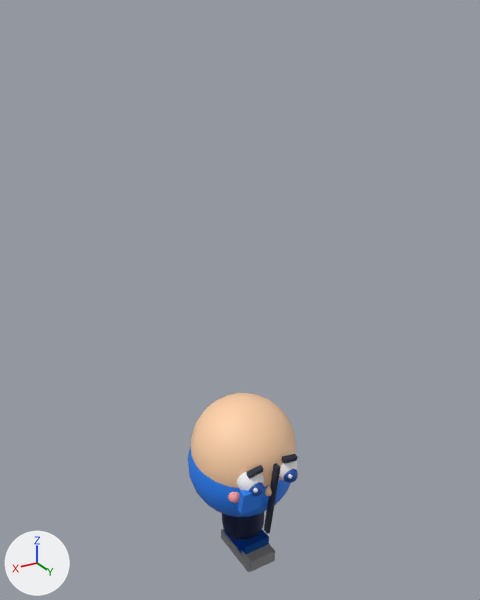
An edit to the glTF model assets/models/characters/hero_base.glb, drawn before and after from the same camera.
Rendered twice from a camera (50 mm lens) standing at (1.42, 2.34, 1.96) and looking at (0.0, -0.03, 0.77). Every picture has the same lights, and +X, +Y and +Z are marked at lower left. The first picture is the older version. Where no turn or scale is listed for an object, it has been applied to the vertices.

In view in the first picture: 'Mesh_Brow_L', 'Mesh_Brow_R', 'Mesh_Catchlight_R', 'Mesh_Cheek_R', 'Mesh_Head_Skin', 'Mesh_Iris_L', 'Mesh_Iris_R', 'Mesh_Nose_Skin', 'Mesh_Pocket_Clothing', 'Mesh_Sclera_L', 'Mesh_Sclera_R', 'Mesh_Sneaker_Sole_R_Shoes', 'Mesh_Sneaker_Toe_R_Shoes', 'Mesh_Sneaker_Upper_L_Shoes', 'Mesh_Torso_Clothing', 'Mesh_UpperLeg_R_Pants', 'Mesh_Zipper_Hardware'.
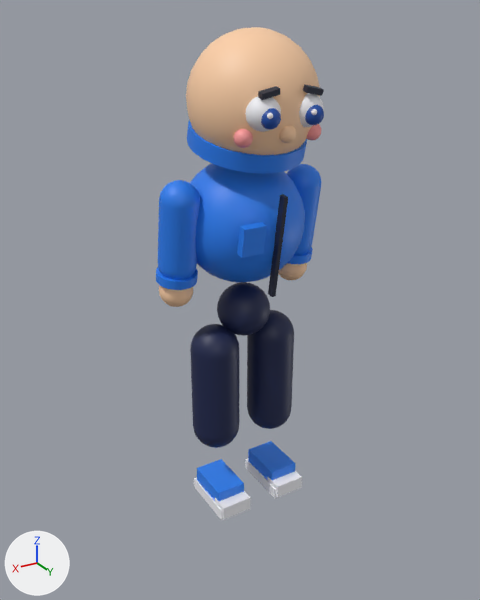
Where the change shows, as pixel boxes (x1, y1, x2, y2) in the pictures (480 x 600 px):
'Mesh_Head_Skin', moved
    before: (191, 393, 296, 488)
    after: (186, 27, 320, 155)
'Mesh_Torso_Clothing', moved
    before: (188, 445, 291, 517)
    after: (190, 163, 305, 282)
'Mesh_UpperLeg_R_Pants', moved
    before: (222, 512, 264, 540)
    after: (190, 324, 239, 448)
'Mesh_UpperLeg_L_Pants', moved (not visible before)
    after: (247, 310, 294, 429)
'Mesh_UpperArm_R_Clothing', moved (not visible before)
    after: (158, 180, 200, 279)
'Mesh_Cowl_Collar_Clothing', moved (not visible before)
    after: (187, 120, 307, 174)
'Mesh_Hips_Pants', moved (not visible before)
    after: (217, 282, 270, 336)
'Mesh_Sneaker_Upper_L_Shoes', moved
    before: (224, 530, 269, 555)
    after: (248, 441, 296, 480)
'Mesh_UpperArm_L_Clothing', moved (not visible before)
    after: (287, 164, 321, 255)
'Mesh_Zipper_Hardware', moved
    before: (264, 463, 280, 534)
    after: (268, 194, 288, 297)
'Mesh_Pocket_Clothing', moved
    before: (238, 490, 262, 515)
    after: (237, 222, 267, 258)
'Mesh_Sneaker_Toe_R_Shoes', moved
    before: (242, 544, 275, 571)
    after: (215, 491, 251, 519)
'Mesh_Sclera_R', moved
    before: (237, 472, 264, 491)
    after: (245, 96, 281, 132)
'Mesh_Sneaker_Sole_R_Shoes', moved
    before: (221, 529, 250, 572)
    after: (194, 477, 224, 520)
'Mesh_Sclera_L', moved
    before: (279, 461, 298, 481)
    after: (299, 93, 323, 127)
'Mesh_Sneaker_Toe_L_Shoes', moved (not visible before)
    after: (267, 471, 302, 498)
'Mesh_Hand_R_Skin', moved (not visible before)
    after: (159, 285, 193, 307)
'Mesh_Cuff_R_Clothing', moved (not visible before)
    after: (156, 267, 198, 290)
'Mesh_Iris_R', moved
    before: (249, 482, 264, 496)
    after: (261, 108, 281, 130)
'Mesh_Iris_L', moved
    before: (283, 469, 298, 483)
    after: (305, 105, 324, 125)
'Mesh_Cheek_R', moved
    before: (228, 492, 239, 503)
    after: (234, 129, 253, 148)
'Mesh_Hand_L_Skin', moved (not visible before)
    after: (278, 263, 307, 280)
'Mesh_Brow_R', moved
    before: (246, 465, 263, 479)
    after: (258, 86, 280, 100)
'Mesh_Nose_Skin', moved
    before: (265, 485, 272, 496)
    after: (279, 125, 296, 143)
'Mesh_Brow_L', moved
    before: (281, 454, 298, 463)
    after: (303, 84, 324, 96)
'Mesh_Cuff_L_Clothing', moved (not visible before)
    after: (288, 247, 313, 264)
'Mesh_Cheek_L', moved (not visible before)
    after: (307, 124, 321, 140)
'Mesh_Catchlight_R', moved
    before: (253, 488, 258, 493)
    after: (267, 113, 273, 119)
'Mesh_Sneaker_Upper_R_Shoes', unchanged, uncovered by the edit
    after: (197, 459, 244, 501)

The edits, one by one:
Object 'Mesh_Head_Skin' (ob_mesh_head_skin) moves from (0.0, 0.0, 0.0) to (0.0, 0.067, 1.655).
Object 'Mesh_Cowl_Collar_Clothing' (ob_mesh_cowl_collar_clothing) moves from (0.0, -0.043, -0.154) to (0.0, 0.024, 1.5).
Object 'Mesh_Nose_Skin' (ob_mesh_nose_skin) moves from (0.0, 0.237, -0.098) to (0.0, 0.304, 1.557).
Object 'Mesh_Brow_L' (ob_mesh_brow_l) moves from (-0.095, 0.259, 0.052) to (-0.095, 0.325, 1.707).
Object 'Mesh_Sclera_L' (ob_mesh_sclera_l) moves from (-0.095, 0.218, -0.019) to (-0.095, 0.285, 1.635).
Object 'Mesh_Iris_L' (ob_mesh_iris_l) moves from (-0.095, 0.266, -0.033) to (-0.095, 0.333, 1.622).
Object 'Mesh_Cheek_L' (ob_mesh_cheek_l) moves from (-0.155, 0.183, -0.108) to (-0.155, 0.249, 1.546).
Object 'Mesh_Brow_R' (ob_mesh_brow_r) moves from (0.095, 0.259, 0.052) to (0.095, 0.325, 1.707).
Object 'Mesh_Sclera_R' (ob_mesh_sclera_r) moves from (0.095, 0.218, -0.019) to (0.095, 0.285, 1.635).
Object 'Mesh_Iris_R' (ob_mesh_iris_r) moves from (0.095, 0.266, -0.033) to (0.095, 0.333, 1.622).
Object 'Mesh_Catchlight_R' (ob_mesh_catchlight_r) moves from (0.111, 0.29, -0.021) to (0.111, 0.357, 1.634).
Object 'Mesh_Cheek_R' (ob_mesh_cheek_r) moves from (0.155, 0.183, -0.108) to (0.155, 0.249, 1.546).
Object 'Mesh_UpperArm_L_Clothing' (ob_mesh_upperarm_l_clothing) moves from (0.0, -0.026, -0.158) to (-0.3, -0.018, 1.141).
Object 'Mesh_Cuff_L_Clothing' (ob_mesh_cuff_l_clothing) moves from (0.0, -0.059, -0.355) to (-0.3, -0.051, 0.944).
Object 'Mesh_Hand_L_Skin' (ob_mesh_hand_l_skin) moves from (0.0, -0.07, -0.424) to (-0.3, -0.062, 0.875).
Object 'Mesh_UpperArm_R_Clothing' (ob_mesh_upperarm_r_clothing) moves from (0.0, -0.026, -0.158) to (0.3, -0.018, 1.141).
Object 'Mesh_Cuff_R_Clothing' (ob_mesh_cuff_r_clothing) moves from (0.0, -0.059, -0.355) to (0.3, -0.051, 0.944).
Object 'Mesh_Hand_R_Skin' (ob_mesh_hand_r_skin) moves from (0.0, -0.07, -0.424) to (0.3, -0.062, 0.875).
Object 'Mesh_Torso_Clothing' (ob_mesh_torso_clothing) moves from (0.0, -0.016, -0.099) to (0.0, -0.016, 1.151).
Object 'Mesh_Zipper_Hardware' (ob_mesh_zipper_hardware) moves from (0.0, 0.26, -0.144) to (0.0, 0.26, 1.106).
Object 'Mesh_Pocket_Clothing' (ob_mesh_pocket_clothing) moves from (0.12, 0.258, -0.093) to (0.12, 0.258, 1.157).
Object 'Mesh_UpperLeg_L_Pants' (ob_mesh_upperleg_l_pants) moves from (0.0, 0.0, -0.26) to (-0.15, 0.0, 0.38).
Object 'Mesh_Sneaker_Upper_L_Shoes' (ob_mesh_sneaker_upper_l_shoes) moves from (0.0, 0.03, -0.54) to (-0.15, 0.03, -0.14).
Object 'Mesh_Sneaker_Toe_L_Shoes' (ob_mesh_sneaker_toe_l_shoes) moves from (0.0, 0.15, -0.58) to (-0.15, 0.15, -0.18).
Object 'Mesh_UpperLeg_R_Pants' (ob_mesh_upperleg_r_pants) moves from (0.0, 0.0, -0.26) to (0.15, 0.0, 0.38).
Object 'Mesh_Sneaker_Sole_R_Shoes' (ob_mesh_sneaker_sole_r_shoes) moves from (0.0, 0.04, -0.6) to (0.15, 0.04, -0.2).
Object 'Mesh_Sneaker_Toe_R_Shoes' (ob_mesh_sneaker_toe_r_shoes) moves from (0.0, 0.15, -0.58) to (0.15, 0.15, -0.18).
Object 'Mesh_Hips_Pants' (ob_mesh_hips_pants) moves from (0.0, 0.0, 0.0) to (0.0, 0.0, 0.74).
